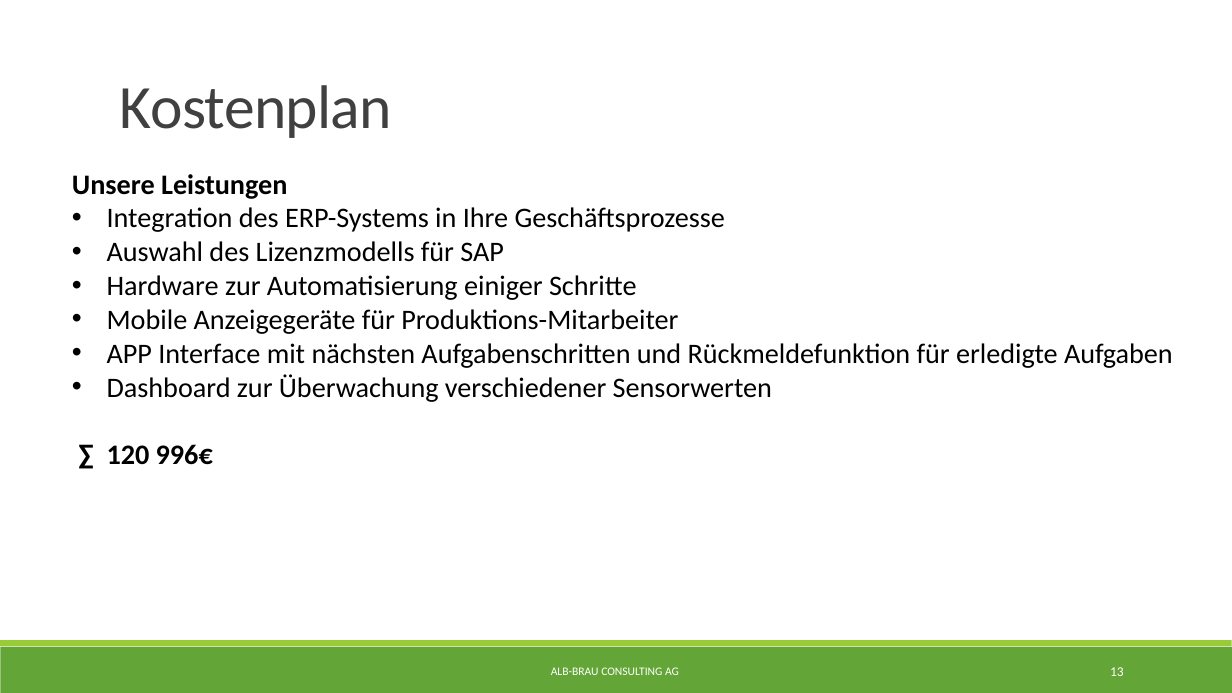
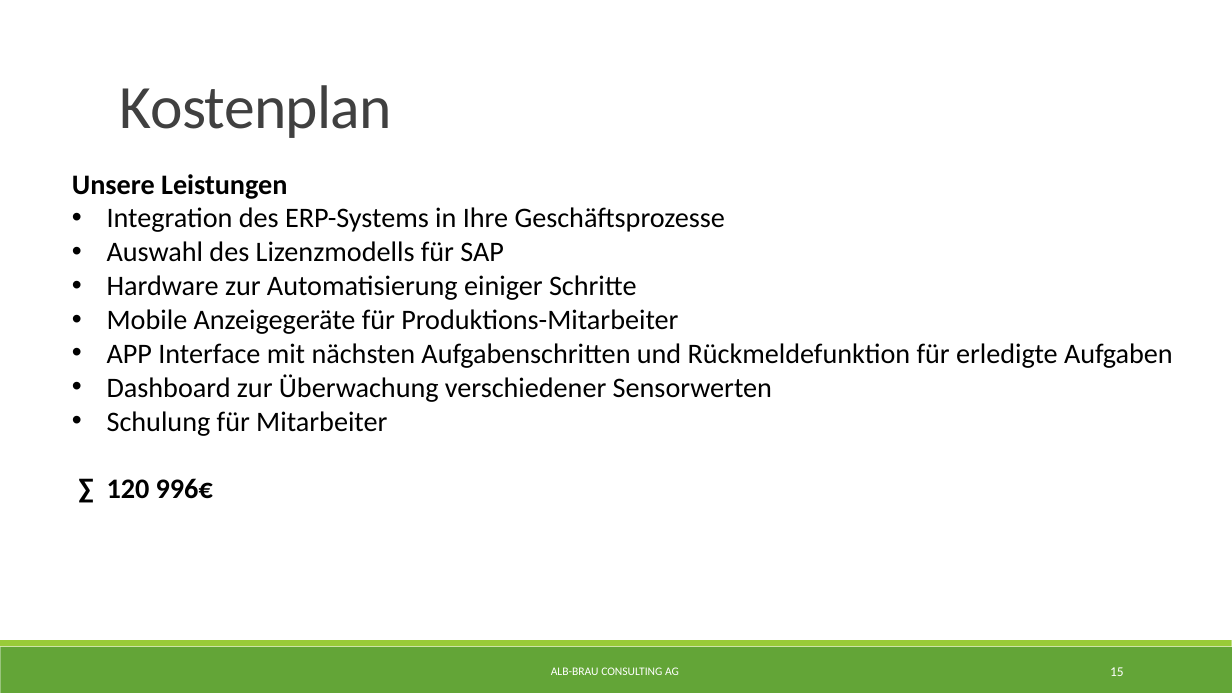
Before and after one commit to albae3333/DigitaleFabrik, a slide deck: slide 15 of Präsentation/Präsentation.pptx (slide 13 before the commit). Drawn at 1232x693 pixels with LibreOffice and Linux fonts; fonts in the diff are those of the drawing. Boxes give left, top, right and bottom in pixels: in the first picture for what was removed or moved away, otherwise in the second. Text is boxed around its words. In the diff, an @@ line names an element or a change of style, - is before the commit and + after.

```diff
--- a/Präsentation/Präsentation.pptx
+++ b/Präsentation/Präsentation.pptx
@@ text at (x1=107, y1=411, x2=387, y2=436): paragraph added @@
+• Schulung für Mitarbeiter
@@ page number at (x1=1110, y1=667, x2=1124, y2=676): text changed @@
-13
+15
```
Also in this commit, not shown: 4 other slides changed, 2 slides added, 4 other files.
